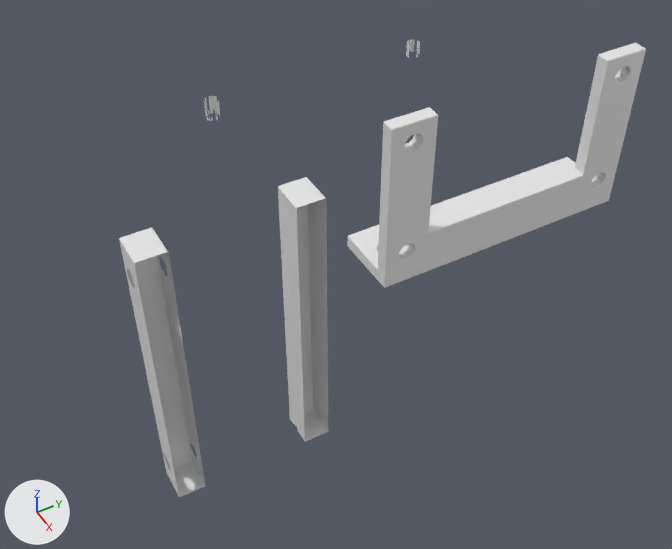
Before and after pictures for a commit that changed the Blender file Case01/pump.blend.
One viewpoint serves both versions: a camera (50 mm lens) standing at (263.0, -139.0, 169.0) and looking at (41.0, -15.0, -60.0). Every picture has the same lights, and +X, +Y and +Z are marked at lower left.
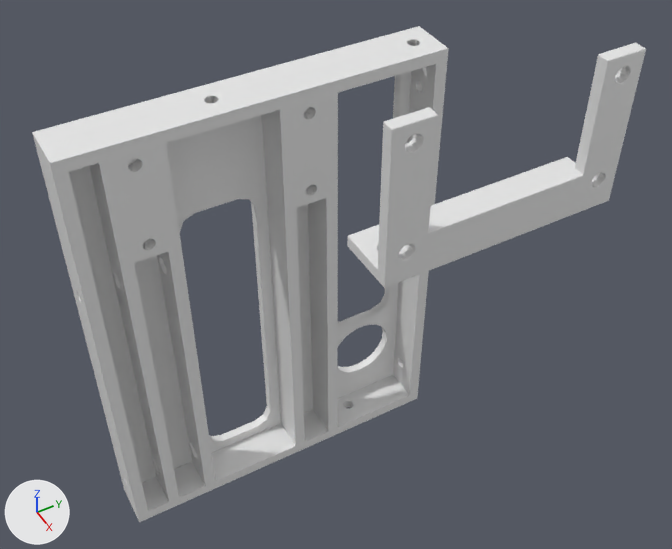
Commit message: pump v4

Not drawn themselves, but carrying or shaping drawn objects: ob_cube_014, ob_cube_013, ob_cylinder_011, ob_cylinder_016, ob_cylinder_015.

Pixel boxes [x1, y1, x2, y2] of what changed, in the pictures (672 x 549 px; the box of a moved part takes in the faces that stretch with it):
'Cube.007', mesh rescaled, reshaped, modifiers changed (38% wider, 8% taller): before [119, 39, 420, 497]; after [32, 26, 449, 522]
part 2 of me_cube_009, moved or reshaped (not visible before): after [337, 64, 436, 428]
part 3 of me_cube_007, moved or reshaped (not visible before): after [32, 26, 449, 522]

The edits, one by one:
me_cube_013 has 8 vertices, 6 faces and spans x -40.0..40.0, y -44.1..37.9, z -50.4..82.6.
me_cube_013 is used by ob_cube_013; location (-5.0, 52.1, -92.62).
me_cube_013 part 1: the whole mesh is scaled about its middle by (1, 0.39, 1), then moved by (-5.0, 27.1, -92.6).
me_cube_009 has 8 vertices, 6 faces and spans x -10.0..10.0, y 20.0..204.0, z 0.0..20.0.
me_cube_009 is used by ob_cube_009; location (4.0, -7.0, -193.0); scale (1.0, 0.5, 9.4).
me_cube_009 part 2: the whole mesh is scaled about its middle by (1, 0.457, 1), then moved by (0.0, -50.0, 0.0).
me_cube_007 has 8 vertices, 6 faces and spans x -10.0..10.0, y -10.0..10.0, z -10.0..10.0.
me_cube_007 is used by ob_cube_007; location (0.0, 0.0, -99.0); scale (1.0, 10.0, 9.9).
me_cube_007 part 3: the whole mesh is scaled about its middle by (1, 0.75, 1), then moved by (0.0, -2.5, 0.0).
Mesh me_cube_014 is new.
It is a box spanning x -20.0..20.0, y -16.0..16.0, z -89.0..49.0.
Object 'Cube.013' (ob_cube_013) moves from (-5.0, 52.1, -92.62) to (0.0, 0.0, 0.0).
Object 'Cylinder.011' (ob_cylinder_011) moves from (0.0, 65.0, -163.0) to (0.0, 25.0, -163.0).
Object 'Cylinder.016' (ob_cylinder_016) moves from (0.0, 98.0, -178.0) to (0.0, 48.0, -178.0).
Object 'Cylinder.015' (ob_cylinder_015) moves from (0.0, 98.0, -20.0) to (0.0, 48.0, -20.0).
Object 'Cube.007' (ob_cube_007) gains a BOOLEAN modifier named 'Boolean.013'.
Modifier setting: object = ob_cube_014.
Modifier setting: solver = 'FLOAT'.
Object 'Cube.014' (ob_cube_014) is new; it shows me_cube_014.
Its location is (-6.0, -41.0, -99.0).
It gains a BEVEL modifier named 'Bevel'.
Modifier setting: width = 10.0.
Modifier setting: width_pct = 10.0.
Modifier setting: segments = 2.
Modifier setting: offset_type = 'WIDTH'.
Modifier setting: spread = 0.0.
It is now shown.
